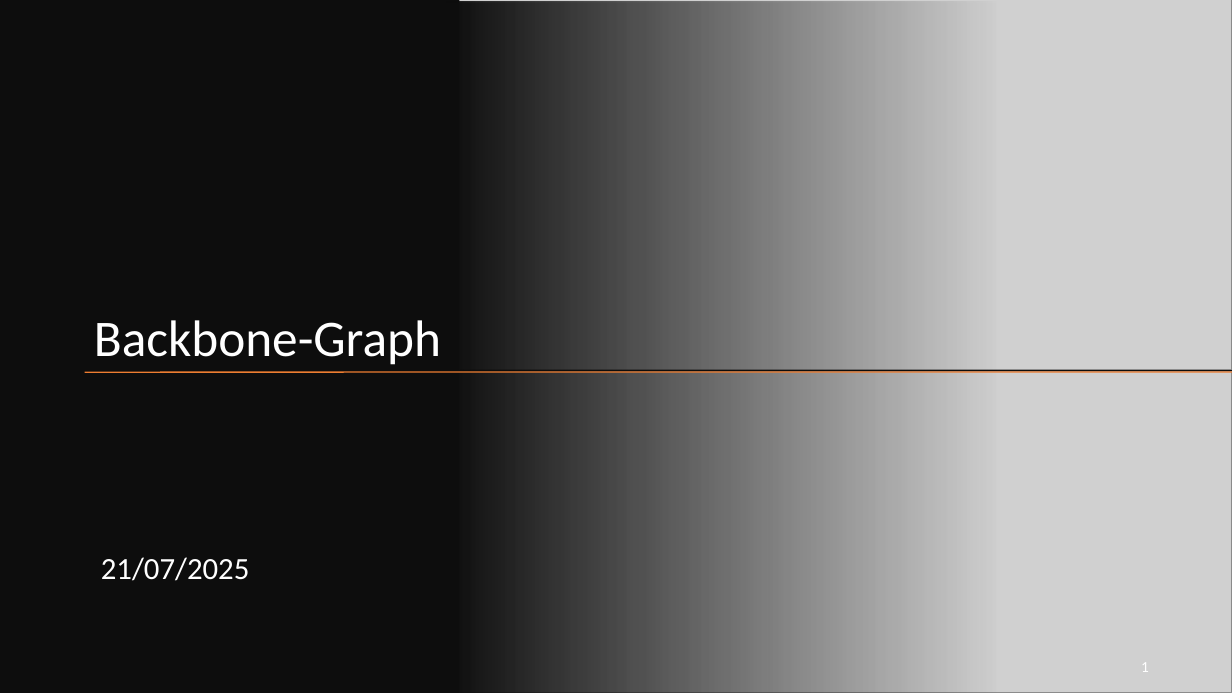
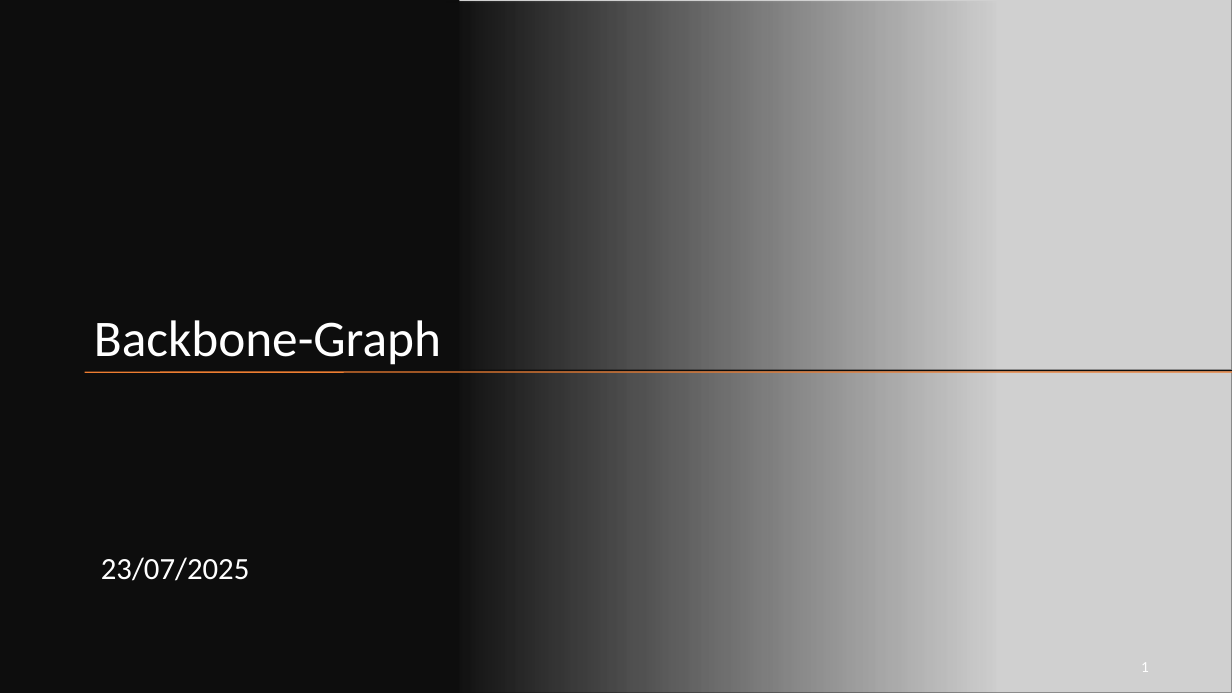
Before and after one commit to NoaTal1996/Backbone-Graph, a slide deck: slide 1 of docs/meeting_with_Sayiqan/20250721.pptx. Drawn at 1232x693 pixels with LibreOffice and Linux fonts; fonts in the diff are those of the drawing; grey boxes stand for pictures; background and template pictures are left out; a plain dark background stands for a picture behind light text. Boxes give left, top, right and bottom in pixels: in the first picture for what was removed or moved away, otherwise in the second. Text is boxed around its words. In the diff, an @@ line names an element or a change of style, - is before the commit and + after.

```diff
--- a/docs/meeting_with_Sayiqan/20250721.pptx
+++ b/docs/meeting_with_Sayiqan/20250721.pptx
@@ text at bbox=[101, 557, 250, 581]: text changed @@
-21/07/2025
+23/07/2025
```
Also in this commit, not shown: 7 other slides changed, 3 slides added, 3 slides removed.
